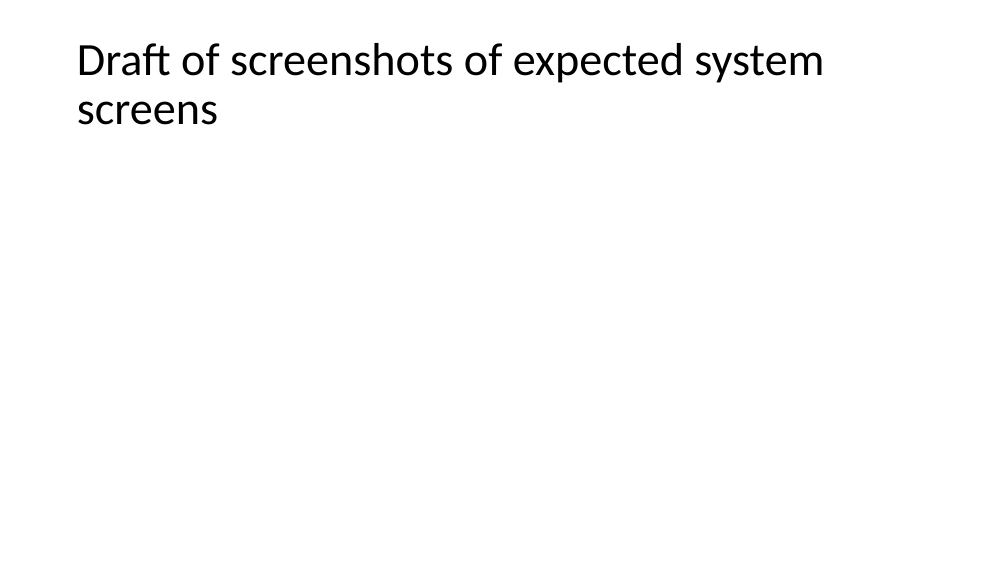
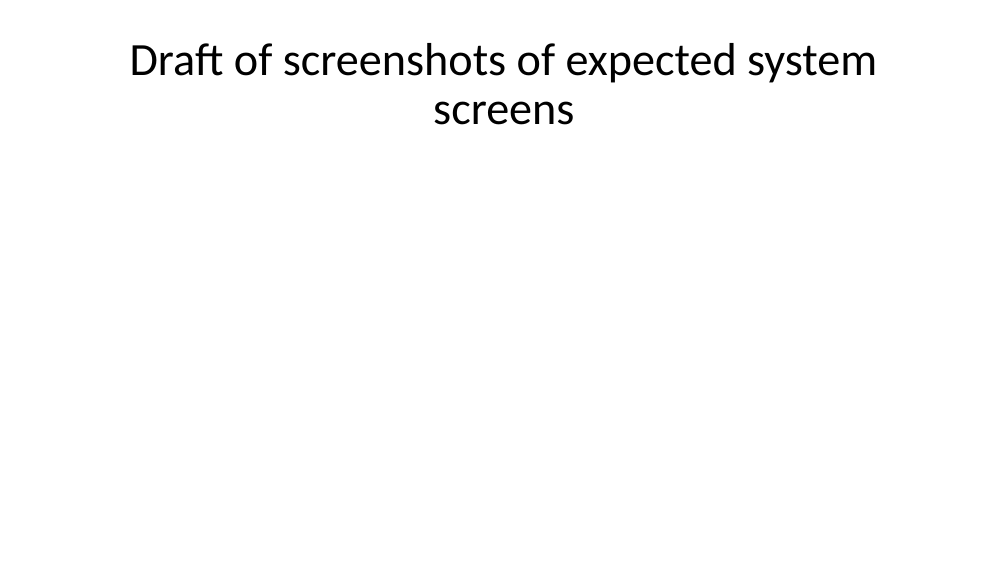
Before and after one commit to FCI-E-campus/fci-e-campus-docs, a slide deck: slide 17 of Mid-year document & presentation/FCI-CU-GP-Midyear-Presentation.pptx. Drawn at 1008x567 pixels with LibreOffice and Linux fonts; fonts in the diff are those of the drawing. Boxes give left, top, right and bottom in pixels: in the first picture for what was removed or moved away, otherwise in the second. Text is boxed around its words. In the diff, an @@ line names an element or a change of style, - is before the commit and + after.

```diff
--- a/Mid-year document & presentation/FCI-CU-GP-Midyear-Presentation.pptx
+++ b/Mid-year document & presentation/FCI-CU-GP-Midyear-Presentation.pptx
@@ title "Draft of screenshots of expected ..." at (130,43,877,125): alignment left to centre @@
```
Also in this commit, not shown: 3 slides added, 21 other files.
